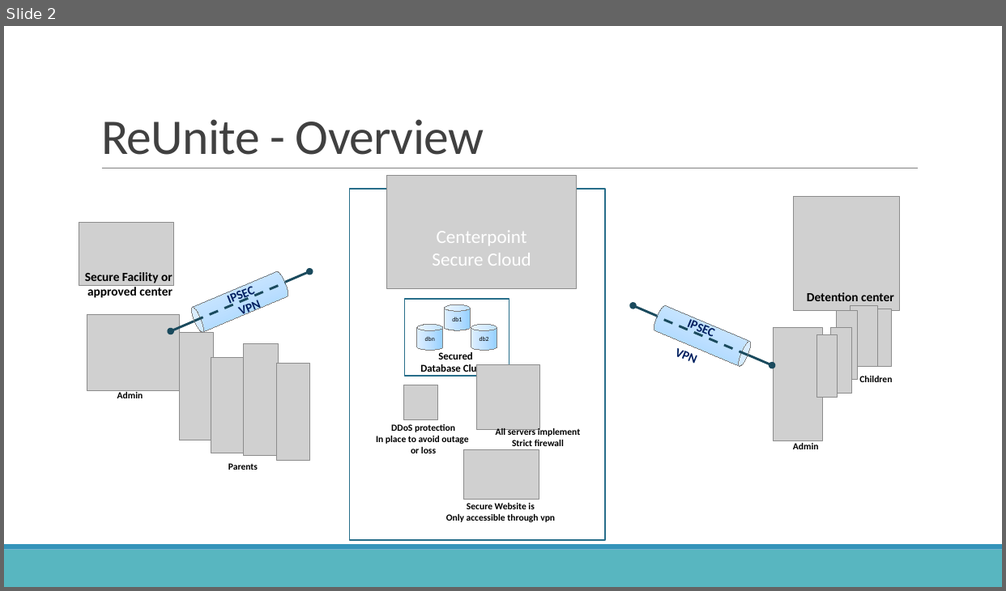
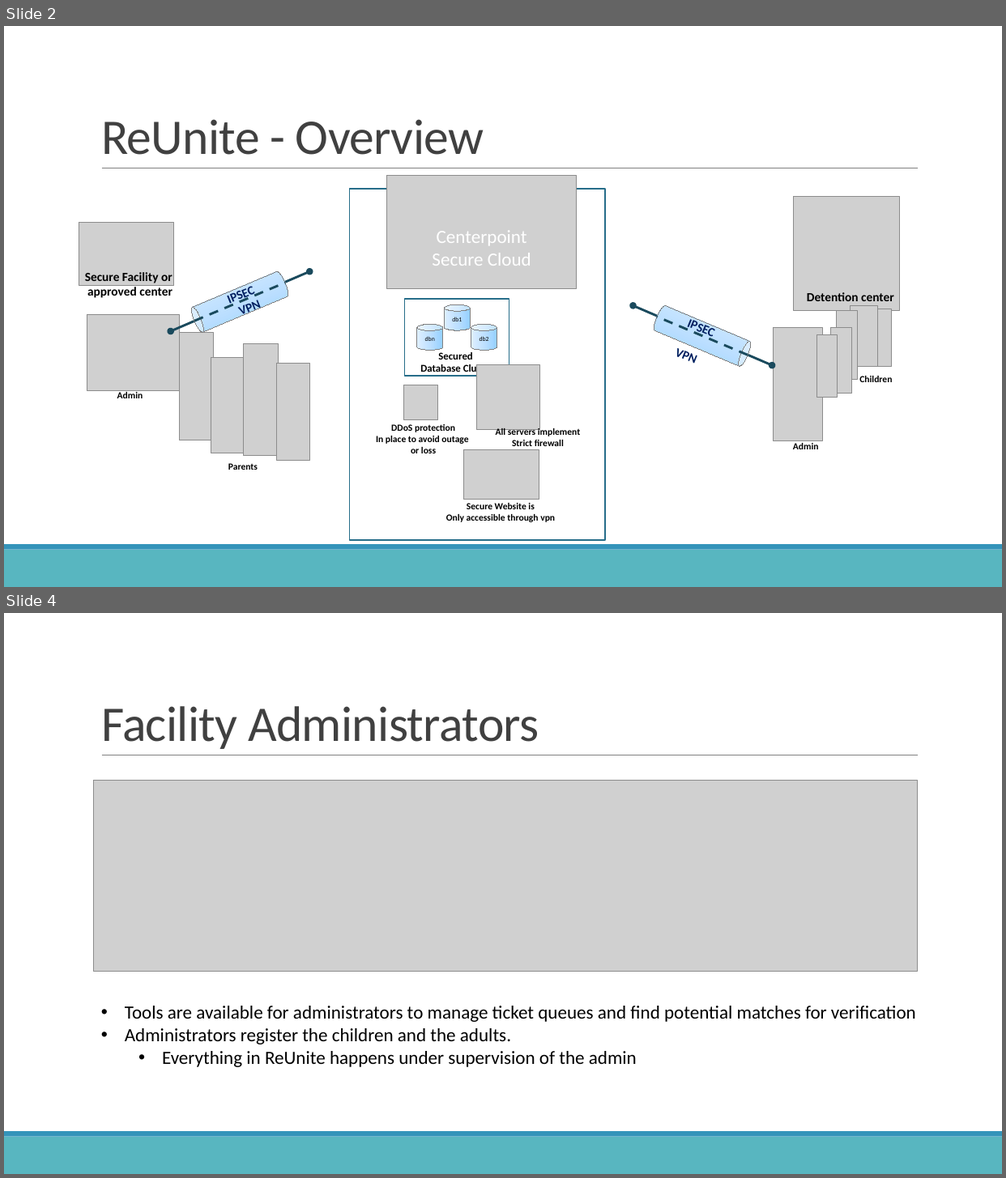
Before and after one commit to weirdaze/reunite, a slide deck: ReUnite Overview.pptx. Shown one above the other, each under a label of ours: slide 2 before the commit, slides 2 and 4 after it; the slides between them are not shown. The pictures are 1006x591 and 1006x1178 pixels, drawn with LibreOffice and Linux fonts; fonts in the diff are those of the drawing; grey boxes stand for pictures; background and template pictures are left out. Boxes give left, top, right and bottom in pixels: in the first picture for what was removed or moved away, otherwise in the second. Text is boxed around its words. In the diff, an @@ line names an element or a change of style, - is before the commit and + after.

Commit message:
updated reunite deck with some screenshots
for the meeting today. spiffed up the deck.

```diff
--- a/ReUnite Overview.pptx
+++ b/ReUnite Overview.pptx
@@ slide 4 added at bbox=[4, 613, 1002, 1174], background #FFFFFF; not listed: 3 template elements that a slide beside it also shows @@
@@ title added at bbox=[101, 706, 539, 749], 48 pt, text #404040 @@
+Facility Administrators
@@ picture added at bbox=[94, 781, 918, 972] @@
@@ text added at bbox=[125, 1006, 916, 1067], 18 pt, text #000000 @@
+• Tools are available for administrators to manage ticket queues and find potential matches for verification
+• Administrators register the children and the adults.
+  • Everything in ReUnite happens under supervision of the admin
```
Also in this commit, not shown: 4 slides changed, 2 other slides added, 1 other file.
